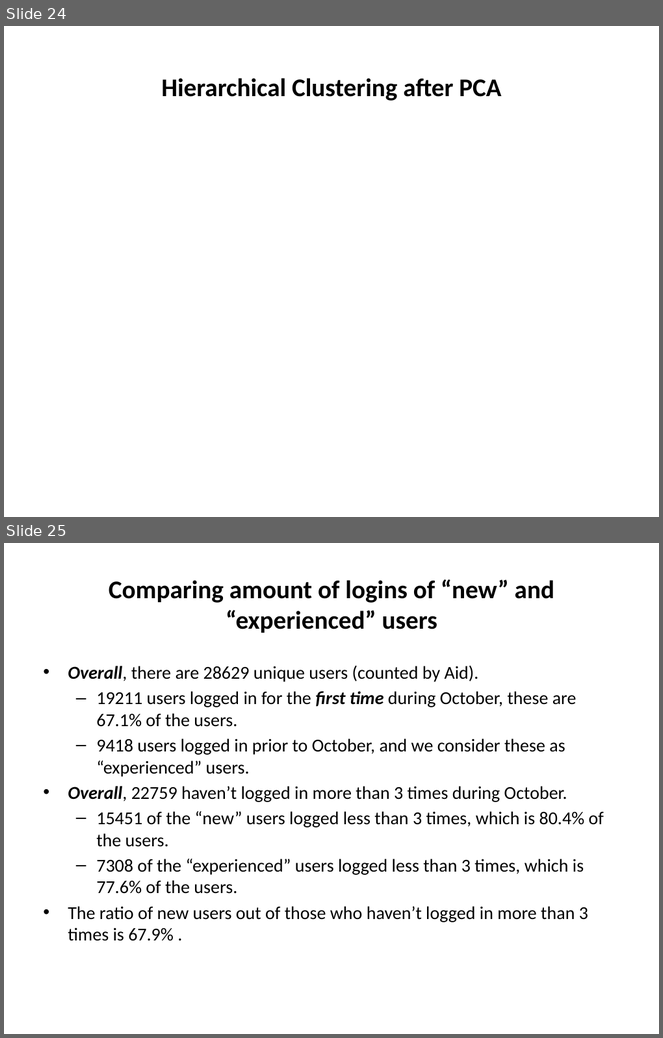
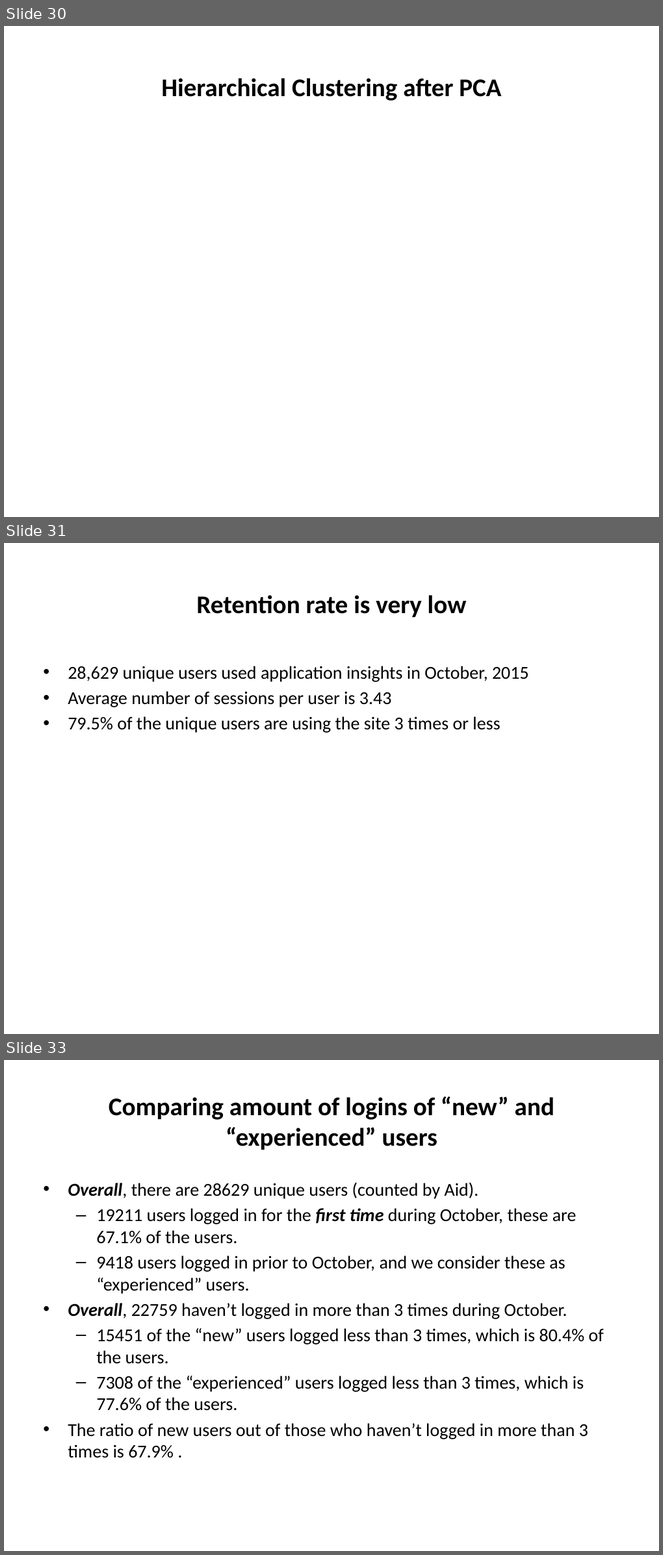
Before and after one commit to royee17/DS_Workshop, a slide deck: Methods.pptx. Shown one above the other, each under a label of ours: slides 24 and 25 before the commit, slides 30, 31 and 33 after it; the slides between them are not shown. The pictures are 663x1038 and 663x1555 pixels, drawn with LibreOffice and Linux fonts; fonts in the diff are those of the drawing. Boxes give left, top, right and bottom in pixels: in the first picture for what was removed or moved away, otherwise in the second. Text is boxed around its words. In the diff, an @@ line names an element or a change of style, - is before the commit and + after.

```diff
--- a/Methods.pptx
+++ b/Methods.pptx
@@ slide 31 added at (x1=4, y1=543, x2=659, y2=1034), background #FFFFFF @@
@@ title added at (x1=196, y1=595, x2=467, y2=617), 28 pt, text #000000, bold @@
+Retention rate is very low
@@ text added at (x1=68, y1=666, x2=529, y2=733), 20 pt, text #000000 @@
+• 28,629 unique users used application insights in October, 2015
+• Average number of sessions per user is 3.43
+• 79.5% of the unique users are using the site 3 times or less
@@ what was slide 24 is now slide 30 @@
@@ what was slide 25 is now slide 33 @@
```
Also in this commit, not shown: 3 slides changed, 7 other slides added.
